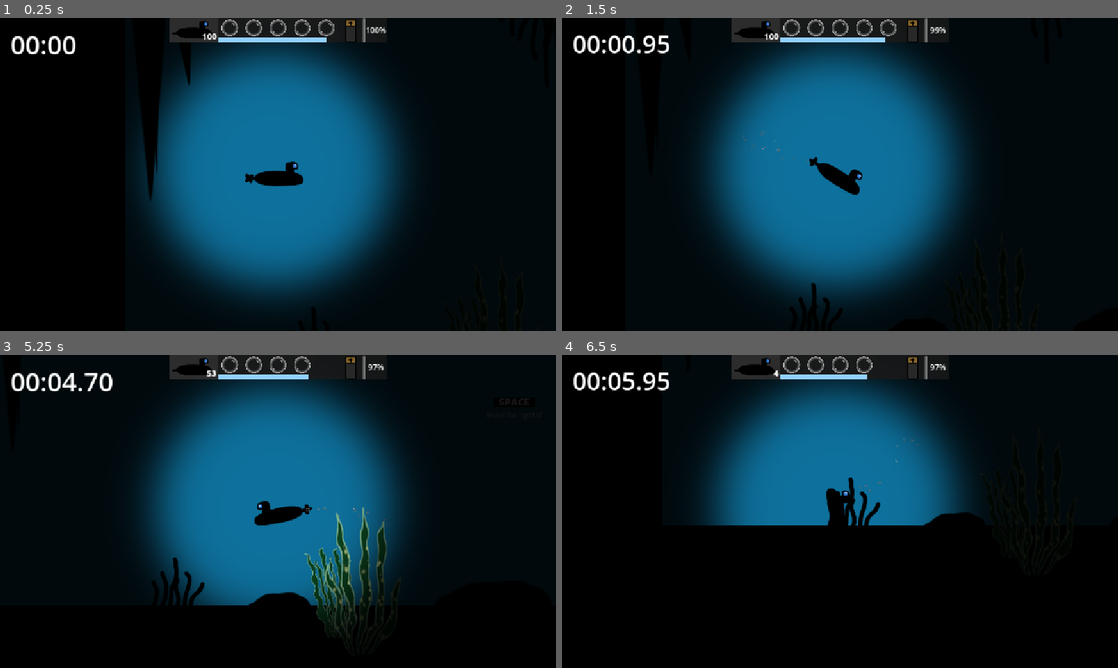
Above: before the commit, frames 1-4 (two rows, left to right).
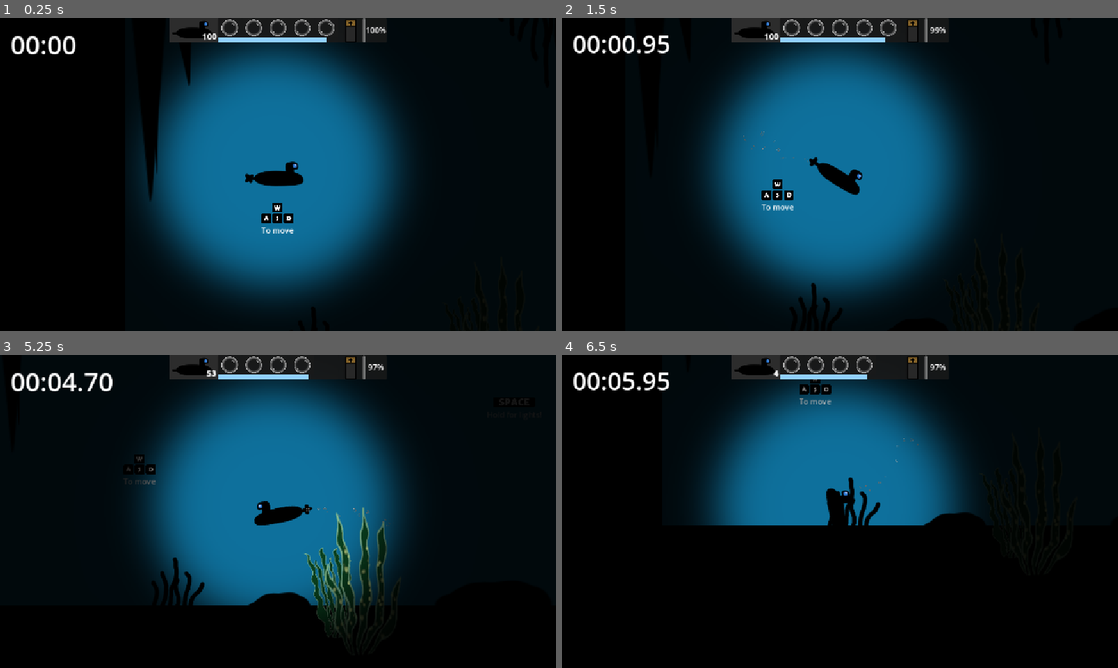
Above: after the commit, the same moments.

Repository: EddieRowe/godot-wild-jam-82
Game: Godot game, scene res://levels/level_1.tscn
The game is run twice, just before and just after one commit, with the same random seed, the same clock (stepped at 60 frames per second) and the same inputs. This scene is started directly instead of the project's main scene.
Inputs:
- Up to frame 1 (0.25 s): no input
- Up to frame 2 (1.5 s): tap Enter (ui_accept) at 0.5, 0.77 s; hold Right (ui_right) 0.53-1.28 s; hold Down (ui_down) from 1.28 s (still down)
- Up to frame 3 (5.25 s): tap Enter (ui_accept) at 1.52, 3.02, 3.77, 4.52 s; release Down (ui_down) at 2.03 s; hold Right (ui_right) 2.03-2.78 s; hold Up (ui_up) 2.78-3.53 s; hold Left (ui_left) 3.53-5.03 s; hold Down (ui_down) from 5.03 s (still down)
- Up to frame 4 (6.5 s): release Down (ui_down) at 5.78 s; hold Right (ui_right) from 5.78 s (still down); tap Enter (ui_accept) at 6.02 s

The runs differ from the first frame. In frame 1, 0.3% of the frame differs, in the area x 47-53%, y 59-69%; in frame 2, 0.3%; in frame 3, 0.2%; in frame 4, 0.3%.

Commit message:
Tutorials for Lights, Movement and Bubbles

Diff:
--- a/levels/level_1.tscn
+++ b/levels/level_1.tscn
@@ -25,7 +25,9 @@
 [ext_resource type="PackedScene" uid="uid://digqha4603pow" path="res://prefabs/finish_line.tscn" id="15_vjtdm"]
 [ext_resource type="PackedScene" uid="uid://dx71cipa1pnwn" path="res://prefabs/ui/game_overlay.tscn" id="16_bgw3c"]
 [ext_resource type="PackedScene" uid="uid://db8eqk6rbpg2d" path="res://prefabs/jellyfish_small.tscn" id="17_lrvbd"]
+[ext_resource type="PackedScene" uid="uid://clw32penwqos2" path="res://prefabs/tutorial_movement.tscn" id="17_ohjdc"]
 [ext_resource type="Texture2D" uid="uid://cp4d550wonmbg" path="res://art/KelpMulticolor.png" id="18_0fu15"]
+[ext_resource type="PackedScene" uid="uid://cwmpq5farutqm" path="res://prefabs/tutorial_bubbles.tscn" id="18_e5brb"]
 [ext_resource type="PackedScene" uid="uid://bva7uggeq5tcl" path="res://prefabs/jellyfish_tiny.tscn" id="18_oqlok"]
 [ext_resource type="PackedScene" uid="uid://bf15fqnxqxfc0" path="res://prefabs/jellyfish.tscn" id="25_ntdhj"]
 [ext_resource type="PackedScene" uid="uid://c6md5ixhopnoe" path="res://prefabs/jellyfish_pink.tscn" id="28_voubc"]
@@ -292,8 +294,16 @@
 [node name="FinishLine" parent="." instance=ExtResource("15_vjtdm")]
 position = Vector2(25066, 0)
 
-[node name="tutorial_lights" parent="." instance=ExtResource("15_06ecp")]
-position = Vector2(981, 317)
+[node name="Tutorials" type="Node2D" parent="."]
+position = Vector2(204, 455)
+
+[node name="tutorial_movement" parent="Tutorials" instance=ExtResource("17_ohjdc")]
+
+[node name="tutorial_lights" parent="Tutorials" instance=ExtResource("15_06ecp")]
+position = Vector2(777, -138)
+
+[node name="tutorial_bubbles" parent="Tutorials" instance=ExtResource("18_e5brb")]
+position = Vector2(2010, 3)
 
 [node name="OxygenNode2D" type="Node2D" parent="."]
 
--- /dev/null
+++ b/prefabs/tutorial_bubbles.tscn
@@ -0,0 +1,12 @@
+[gd_scene format=3 uid="uid://cwmpq5farutqm"]
+
+[node name="tutorial_bubbles" type="Node2D"]
+
+[node name="RichTextLabel" type="RichTextLabel" parent="."]
+offset_top = -1.0
+offset_right = 125.0
+offset_bottom = 86.0
+bbcode_enabled = true
+text = "Collect bubbles to refill your oxygen meter!"
+horizontal_alignment = 1
+vertical_alignment = 1
--- a/prefabs/tutorial_lights.tscn
+++ b/prefabs/tutorial_lights.tscn
@@ -13,6 +13,7 @@
 "
 horizontal_alignment = 1
 vertical_alignment = 1
+metadata/_edit_use_anchors_ = true
 
 [node name="SpacebarTextureRect" type="TextureRect" parent="."]
 offset_left = 18.0
--- /dev/null
+++ b/prefabs/tutorial_movement.tscn
@@ -0,0 +1,49 @@
+[gd_scene load_steps=5 format=3 uid="uid://clw32penwqos2"]
+
+[ext_resource type="Texture2D" uid="uid://c3getjuswihi" path="res://art/Icon_W.png" id="1_5ii4n"]
+[ext_resource type="Texture2D" uid="uid://cntqaipomihoc" path="res://art/Icon_A.png" id="2_704nt"]
+[ext_resource type="Texture2D" uid="uid://c55ds4w3652te" path="res://art/Icon_S.png" id="3_fv4hp"]
+[ext_resource type="Texture2D" uid="uid://c0a8u4tlv8uh0" path="res://art/Icon_D.png" id="4_gm2io"]
+
+[node name="tutorial_movement" type="Node2D"]
+
+[node name="RichTextLabel" type="RichTextLabel" parent="."]
+offset_top = -1.0
+offset_right = 125.0
+offset_bottom = 28.0
+bbcode_enabled = true
+text = "To move"
+horizontal_alignment = 1
+vertical_alignment = 1
+
+[node name="SpacebarTextureRect" type="TextureRect" parent="."]
+offset_left = 52.0
+offset_top = -44.0
+offset_right = 120.0
+offset_bottom = 24.0
+scale = Vector2(0.3, 0.3)
+texture = ExtResource("1_5ii4n")
+
+[node name="SpacebarTextureRect2" type="TextureRect" parent="."]
+offset_left = 29.0
+offset_top = -22.0
+offset_right = 97.0
+offset_bottom = 46.0
+scale = Vector2(0.3, 0.3)
+texture = ExtResource("2_704nt")
+
+[node name="SpacebarTextureRect3" type="TextureRect" parent="."]
+offset_left = 52.0
+offset_top = -22.0
+offset_right = 120.0
+offset_bottom = 46.0
+scale = Vector2(0.3, 0.3)
+texture = ExtResource("3_fv4hp")
+
+[node name="SpacebarTextureRect4" type="TextureRect" parent="."]
+offset_left = 75.0
+offset_top = -22.0
+offset_right = 143.0
+offset_bottom = 46.0
+scale = Vector2(0.3, 0.3)
+texture = ExtResource("4_gm2io")
Binary file added: art/Icon_A.png
Not shown, added: art/Icon_A.png.import
Binary file added: art/Icon_D.png
Not shown, added: art/Icon_D.png.import
Binary file added: art/Icon_S.png
Not shown, added: art/Icon_S.png.import
Binary file added: art/Icon_W.png
Not shown, added: art/Icon_W.png.import
Binary file added: art/Icon_WASD.png
Not shown, added: art/Icon_WASD.png.import
Not shown: 1 places in levels/level_1.tscn that only renumber resources
